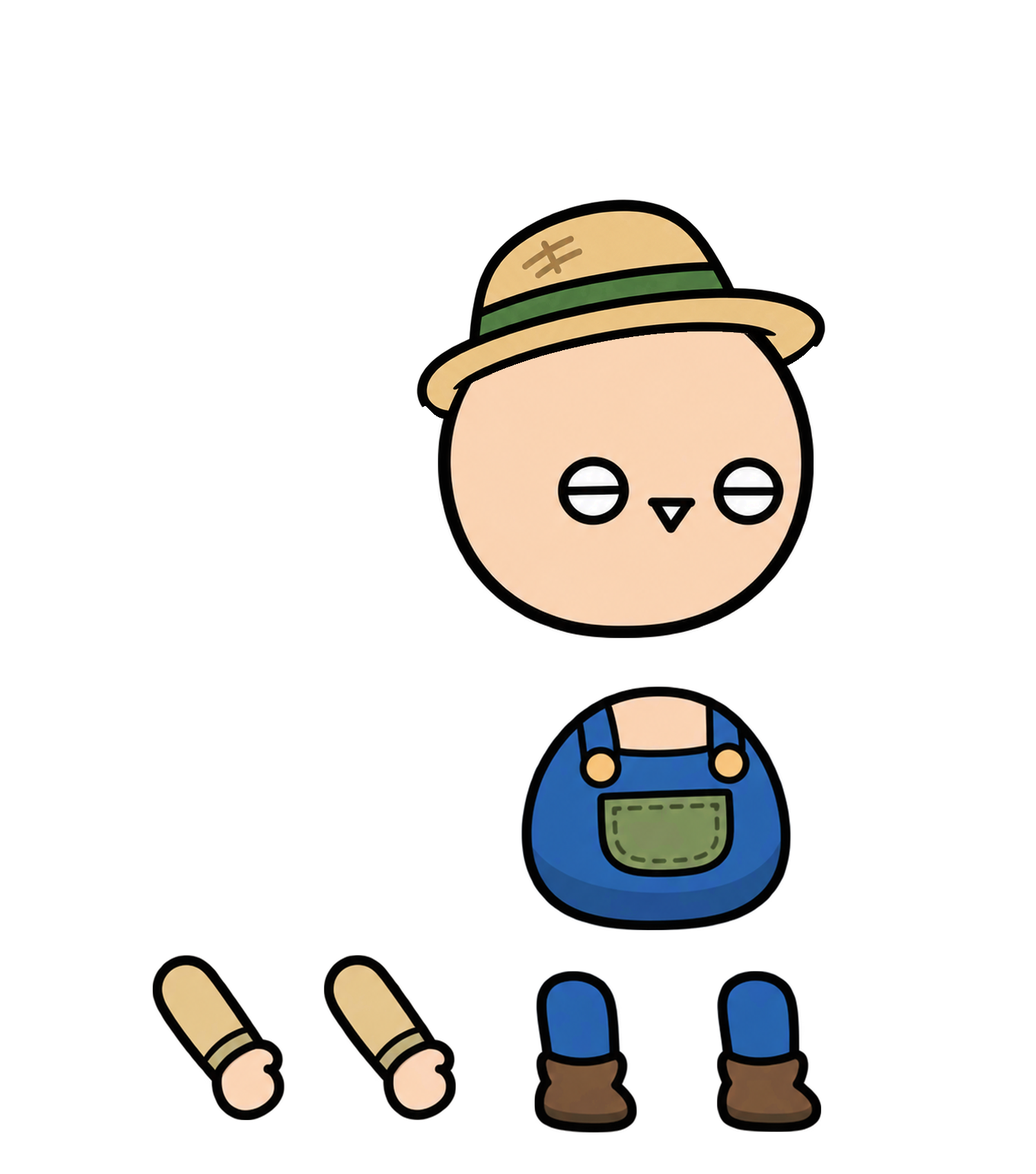
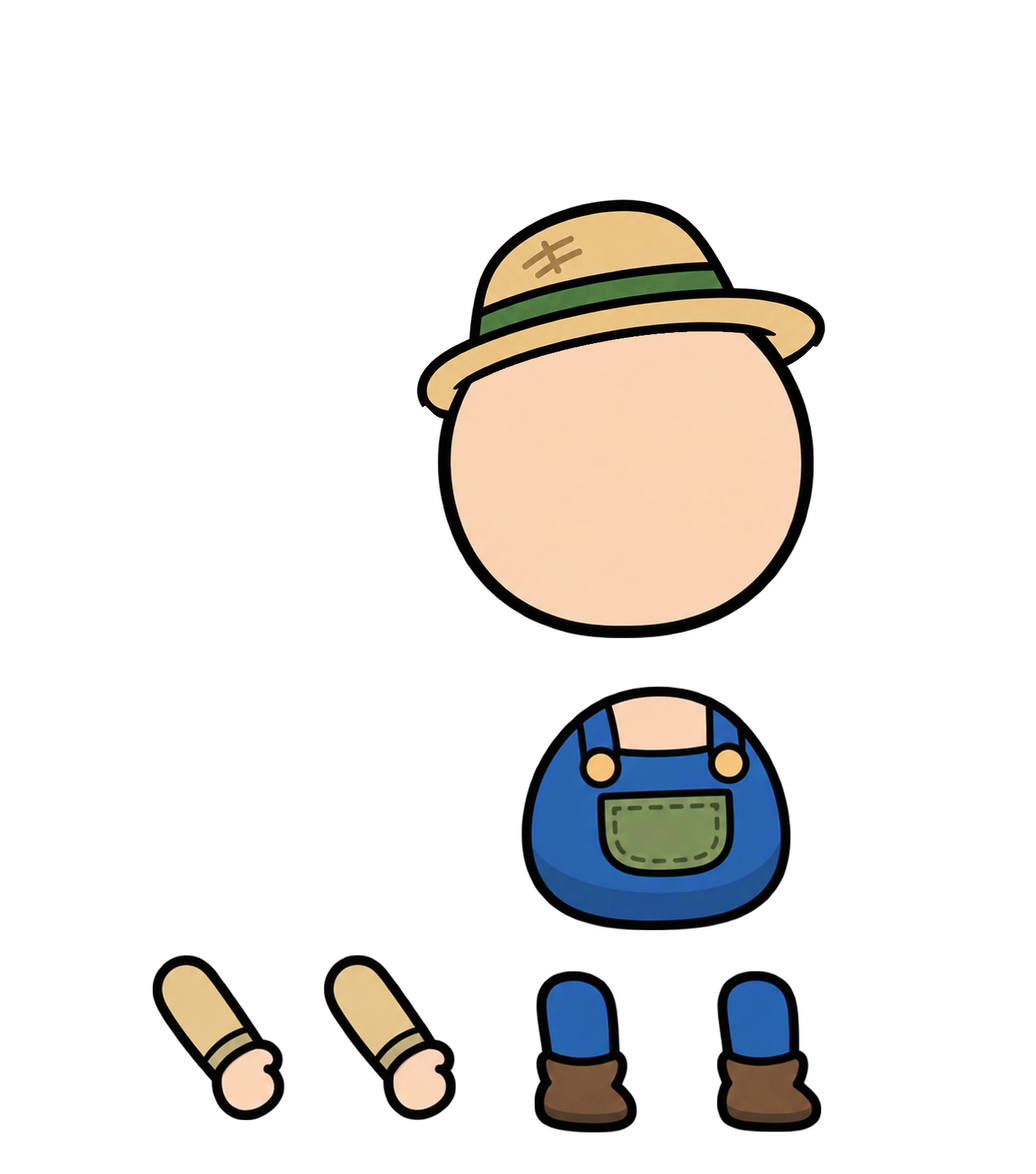
Layers edited between the first and the second 1036px x 1174px image:
painted on "머리" over [549, 442, 801, 553]
